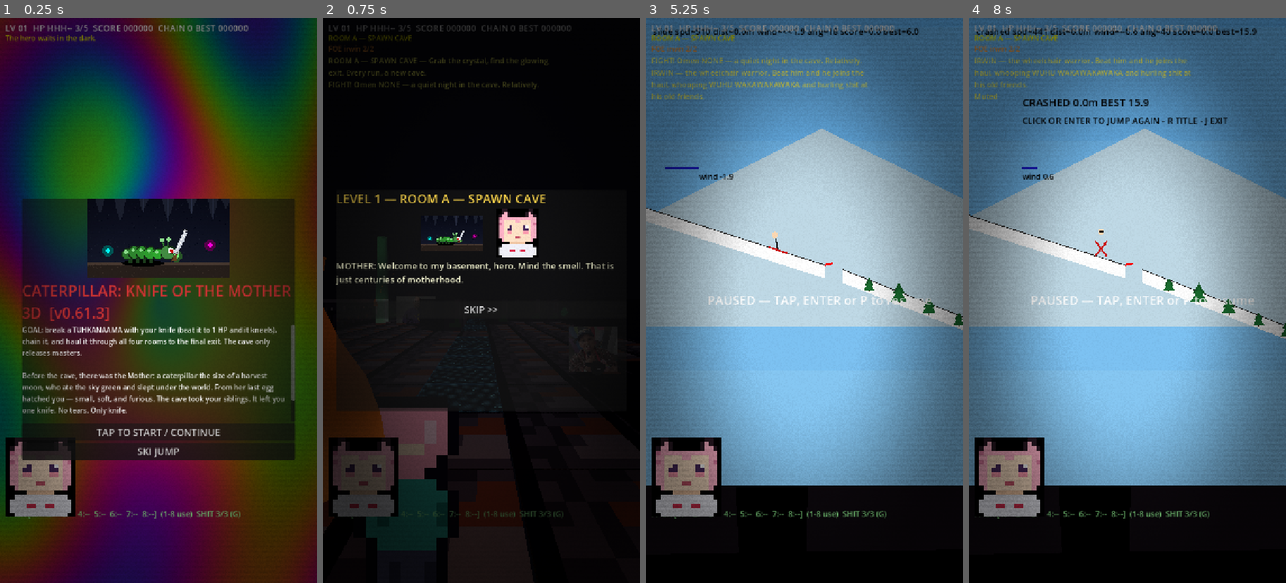
Above: before the commit, frames 1-4 (left to right).
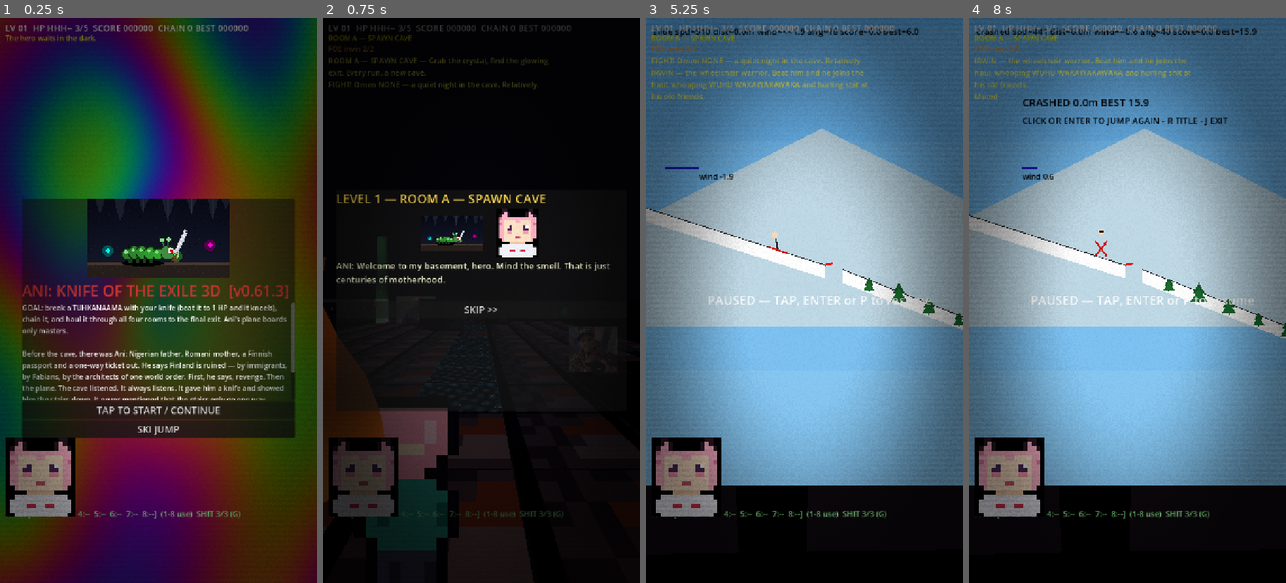
Above: after the commit, the same moments.

Repository: taistelupelto-rgb/tuomon-oma-videopeli
Game: Godot game, scene res://main.tscn
The game is run twice, just before and just after one commit, with the same random seed, the same clock (stepped at 60 frames per second) and the same inputs. Sound files missing from this copy of the repository are replaced by a short silence.
Inputs (mouse positions are in pixels of both pictures, inside the frame that each line leads up to):
- Up to frame 1 (0.25 s): no input
- Up to frame 2 (0.75 s): click "TAP TO START / CONTINUE" at 0.5 s
- Up to frame 3 (5.25 s): click "SKIP >>" at 1.25 s; tap Enter at 2 s; move the mouse to (874, 272) at 2.02 s; hold Right 2.03-2.75 s; tap J at 2.1 s; click (874, 272) at 2.17 s; tap Space at 2.27 s; drag from (741, 328) to (788, 413) at 2.77 s; move the mouse to (836, 176) at 3.52 s; hold Right 3.53-4.25 s; tap Keypad Enter at 3.6 s; drag from (788, 413) to (709, 215) at 4.27 s; move the mouse to (899, 385) at 5.02 s; hold Left from 5.03 s (still down); tap P at 5.1 s
- Up to frame 4 (8 s): tap Space at 5.27 s; release Left at 5.75 s; drag from (1032, 215) to (1079, 159) at 5.77 s; move the mouse to (1143, 300) at 6.52 s; hold S 6.53-7.25 s; tap M at 6.6 s; click (1143, 300) at 6.67 s; drag from (1079, 159) to (1064, 328) at 7.27 s

The runs differ from the first frame. In frame 1, 10% of the frame differs, in the area x 6-94%, y 47-79%; in frame 2, 0.9%; in frame 3, less than 0.1%; in frame 4, less than 0.1%.

Commit message:
feat: Ani lore replaces Mother mythology

Diff:
--- a/main.gd
+++ b/main.gd
@@ -40,35 +40,35 @@
 
 # ---------------- lore ----------------
 # The cave remembers. The codex (key C) holds it all.
-const LORE_INTRO := "Before the cave, there was the Mother: a caterpillar the size of a harvest moon, who ate the sky green and slept under the world. From her last egg hatched you — small, soft, and furious. The cave took your siblings. It left you one knife. No tears. Only knife."
-const LORE_OUTRO := "DELIVERED. The knife returns to the Mother's egg-shell altar, and the cave, for one night, stops hungering. Somewhere below, a new egg cracks. The Mother provides."
+const LORE_INTRO := "Before the cave, there was Ani: Nigerian father, Romani mother, a Finnish passport and a one-way ticket out. He says Finland is ruined — by immigrants, by Fabians, by the architects of one world order. First, he says, revenge. Then the plane. The cave listened. It always listens. It gave him a knife and showed him the stairs down. It never mentioned that the stairs only go one way."
+const LORE_OUTRO := "DELIVERED. The knife is laid down at the final exit and the cave, for one night, stops hungering. Somewhere above, a plane leaves Finland carrying one angry man — son of Nigeria, son of the road — with nobody left to blame but the mirror. The contradiction holds. It always held."
 const LORE_ROOMS := [
-	"ROOM A — the Mother's throat. The walls here are warm. She swallowed this cave whole to hide it from the sky-eaters. The crystal is her milk-tooth. Take it.",
-	"ROOM B — the Bridge. Long ago the caterpillar-folk strung a rope of spit and song across the dark so messages could travel: phone, bot, agent, phone. Daemons nest in the ropes now. They eat messengers.",
-	"ROOM C — the Thinking Dark. The agent dreams here. Every crystal is a thought it almost finished. The knife is the only argument the dark respects. Elites are thoughts that learned to bite back.",
-	"ROOM D — the Warden's gullet. The CAVE WARDEN was the Mother's guard-dog, fed on exit-doors until it forgot every door but hunger. Kill it kindly. It remembers being good.",
+	"ROOM A — Ani's throat. The walls here are warm with everything he swallowed unsaid. A crystal grows where his first grievance lodged. Take it. The exit glows for whoever carries.",
+	"ROOM B — THE BRIDGE. Ani says the Fabians strung the underworld with rope and messages: phone, bot, agent, phone. Daemons nest in the ropes now. They eat messengers. Cut through.",
+	"ROOM C — THE THINKING DARK. One dream for all sleepers — that is the unified order Ani came down to kill. Every crystal is a thought it almost finished. The knife is the only argument the dark respects. Elites bite back.",
+	"ROOM D — the Warden's gullet. The CAVE WARDEN ate every exit-door Ani ever slammed until it forgot every door but hunger. It wears a pale face now. Kill it kindly. It is what Ani would become if he stays.",
 ]
 const LORE_ENEMIES := {
-	"chase": "HOLLOW CHASER — a daemon that forgot its own name and chases yours instead. It runs at what it fears. It fears you rightly.",
-	"dash": "LUNGE-MAW — it shows its white eyes before it strikes. Old miners say the flash is the last light its victims ever see. Sidestep the telegraph.",
-	"tuhkanaama": "TUHKANAAMA — the Soot-Face. Once the Mother's chimney-sweep, black with honest ash. It fell into th …(331 unchanged characters)…
-	"boss": "THE CAVE WARDEN — heap-big hunger, the Mother's firstborn guard. It charges what it cannot understand and summons the small hungers to its side. Under the gold hide, it still wears its puppy collar. You will not see it. It is there.",
+	"chase": "HOLLOW CHASER — a daemon that forgot its own name and chases yours instead. Ani stocked this cave with his suspicions and they breed. It runs at what it fears. It fears you rightly.",
+	"dash": "LUNGE-MAW — it shows its white eyes before it strikes. Ani calls everything that moves in the dark a Fabian. Sidestep the telegraph and correct him with the knife.",
+	"tuhkanaama": "TUHKANAAMA — the Soot-Face, black with honest ash. It fell into th …(331 unchanged characters)…
+	"boss": "THE CAVE WARDEN — heap-big hunger. It charges what it cannot understand and summons the small hungers to its side. Under the pale face it still wears its puppy collar. Ani sees himself in it and looks away. Kill it kindly.",
 	"irwin": "IRWIN — the wheelchair warrior. Beat him and he joins the haul, whooping WUHU WAKAWAKAWAKA and hurling shit at his old friends.",
 }
 const LORE_ITEMS := {
-	"crys": "MILK-TOOTH CRYSTAL — a tooth the Mother shed while dreaming of you. The agent drinks these like context. Carry them out.",
+	"crys": "MILK-TOOTH CRYSTAL — a tooth of the old world Ani refuses to swallow. The agent drinks these like context. Carry them out.",
 	"heart": "BLOOD-APPLE HEART — not an apple, not a heart. It beats anyway. +1 HP. The cave grew it around a miner's lost wedding ring.",
 	"sharp": "GRANDMOTHER'S EDGE — a whetstone that remembers every blade. Permanent double knife damage. It hums lullabies when swung.",
 	"boots": "DANCER'S BOOTS — seven-league slippers, slightly used. The previous owner danced out of the cave and never stopped. Faster feet.",
 	"melon": "SUN-MELON — a watermelon smuggled down from the summer fields. Sweet, heavy, green as envy. Heals. But beware: the Tuhkanaama smells it from three caves away, and it will cross the dark for a taste.",
 }
-const LORE_EXIT := "THE GLOWING EXIT — a door the Warden swallowed and could not digest. It opens only for the worthy: every crystal carried, every daemon answered. The final door demands more: a chained tuhkanaama at your heel. Green means go. Gold means master."
-const LORE_GOAL := "GOAL: break a TUHKANAAMA with your knife (beat it to 1 HP and it kneels), chain it, and haul it through all four rooms to the final exit. The cave only releases masters."
+const LORE_EXIT := "THE GLOWING EXIT — Ani's one-way door out of Finland, swallowed by the Warden and never digested. It opens only for the worthy: every crystal carried, every daemon answered. The final door demands more: a chained tuhkanaama at your heel. Green means go. Blue means the cave is still deciding about you."
+const LORE_GOAL := "GOAL: break a TUHKANAAMA with your knife (beat it to 1 HP and it kneels), chain it, and haul it through all four rooms to the final exit. Ani's plane boards only masters."
 const LORE_MODS := {
 	"SWARM": "Omen SWARM — the dark is extra hungry tonight. More daemons.",
 	"SWIFT": "Omen SWIFT — the daemons drank the underground river. They run fast.",
 	"FAMINE": "Omen FAMINE — no hearts grow this run. The cave keeps them.",
-	"RICH": "Omen RICH — the Mother's pockets are full. Extra crystals, quicker feet.",
+	"RICH": "Omen RICH — Ani's pockets are full. Extra crystals, quicker feet.",
 	"NONE": "Omen NONE — a quiet night in the cave. Relatively.",
 }
 
@@ -3004,7 +3004,7 @@
 	n.add_child(col)
 	var pair: Array = _enemy_tex(String(e["type"]), bool(e["boss"]))
 	var ekey := "boss" if bool(e["boss"]) else "enemy_" + String(e["type"])
-	# every daemon wears the Mother's chosen face (assets/diarra.jpg): the photo as a
+	# every daemon wears Ani's chosen face (assets/diarra.jpg): the photo as a
 	# billboard, sized to roughly the height the old pixel sprite used
 	var sprite: Sprite3D
 	if bool(e["boss"]) and BOSS_LOOK != null:
@@ -3149,7 +3149,7 @@
 	minimap.offset_bottom = 156
 	layer.add_child(minimap)
 	minimap.game = self
-	title_panel = _overlay(layer, "CATERPILLAR: KNIFE OF THE MOTHER 3D  [" + BUILD_TAG + "]", LORE_GOAL + "\n\n" + LORE_INTRO + "\n\nTap or ENTER to spawn. ENTER/tap cave | SKI JUMP button or J. Left thumb move, right stick to look, KNIFE hold to slash, G shit bomb, M mute.")
+	title_panel = _overlay(layer, "ANI: KNIFE OF THE EXILE 3D  [" + BUILD_TAG + "]", LORE_GOAL + "\n\n" + LORE_INTRO + "\n\nTap or ENTER to spawn. ENTER/tap cave | SKI JUMP button or J. Left thumb move, right stick to look, KNIFE hold to slash, G shit bomb, M mute.")
 	var title_tex := TextureRect.new()
 	title_tex.texture = load("res://assets/caterpillar.png") as Texture2D
 	title_tex.custom_minimum_size = Vector2(560, 180)
@@ -3279,7 +3279,7 @@
 func _play_cutscene(idx: int) -> void:
 	# two bangers per level: mother, then hero. World waits, skip always works.
 	cs_lines = [
-		{"file": _cs_clip(idx, 1), "who": "MOTHER"},
+		{"file": _cs_clip(idx, 1), "who": "ANI"},
 		{"file": _cs_clip(idx, 2), "who": "HERO"},
 	]
 	cs_i = -1
